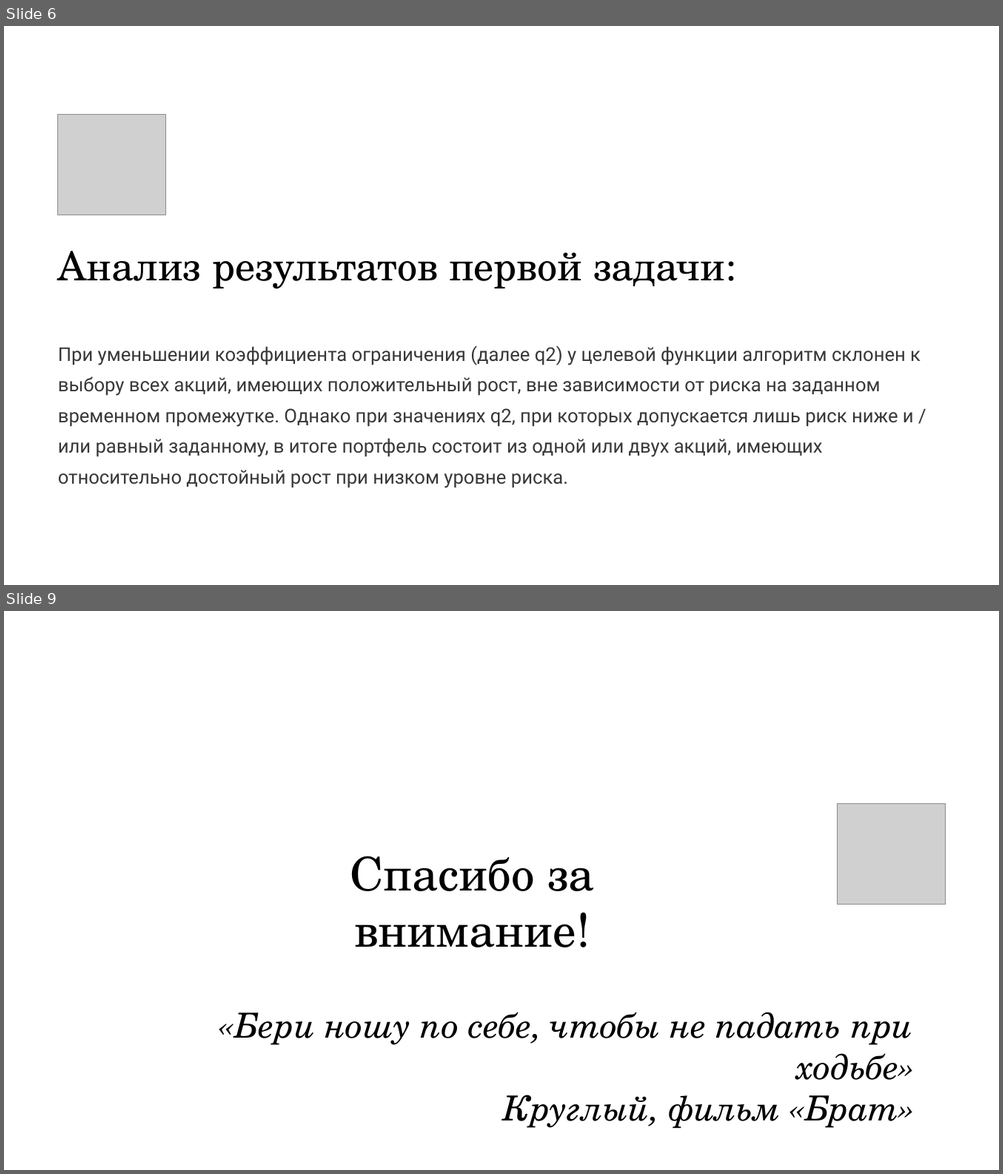
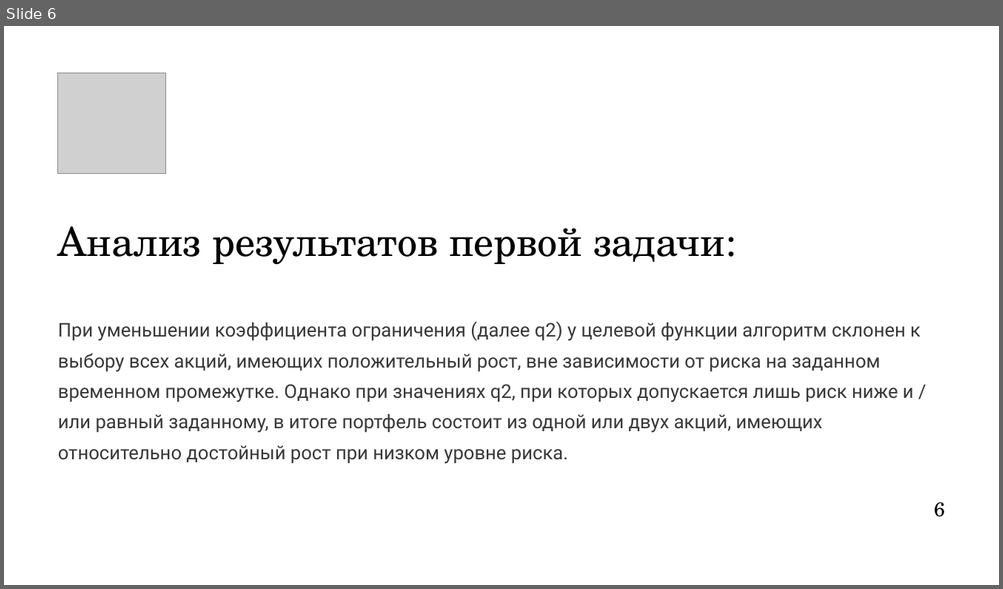
Before and after one commit to Quantum-Beavers/QuantHackaton_2024, a slide deck: 18 команда. Презентация.pptx. Shown one above the other, each under a label of ours: slides 6 and 9 before the commit, slide 6 after it; the slides between them are not shown. The pictures are 1003x1174 and 1003x589 pixels, drawn with LibreOffice and Linux fonts; fonts in the diff are those of the drawing; grey boxes stand for pictures; background and template pictures are left out. Boxes give left, top, right and bottom in pixels: in the first picture for what was removed or moved away, otherwise in the second. Text is boxed around its words. In the diff, an @@ line names an element or a change of style, - is before the commit and + after.

```diff
--- a/18 команда. Презентация.pptx
+++ b/18 команда. Презентация.pptx
@@ slide 9 removed at bbox=[4, 611, 999, 1170], background #FFFFFF; not listed: 1 template element that a slide beside it also shows @@
@@ picture removed at bbox=[837, 803, 945, 904] @@
@@ text removed at bbox=[350, 856, 594, 948] @@
-Спасибо за внимание!
@@ text removed at bbox=[235, 1012, 913, 1129] @@
-«Бери ношу по себе, чтобы не падать при ходьбе»
-Круглый, фильм «Брат»
@@ rectangle removed at bbox=[845, 1114, 999, 1170] @@
@@ slide 6 changed as well @@
@@ rectangle removed at bbox=[4, 26, 999, 585] @@
@@ picture: place and size @@
-picture at bbox=[58, 114, 166, 215]
+picture at bbox=[58, 73, 166, 173]
@@ text "Анализ результатов первой задачи:": place and size @@
-text "Анализ результатов первой задачи:" at bbox=[58, 251, 725, 289]
+text "Анализ результатов первой задачи:" at bbox=[58, 227, 725, 264]
@@ text "При уменьшении коэффициента ограничения (далее ...": place and size @@
-text "При уменьшении коэффициента ограничения (далее ..." at bbox=[58, 346, 920, 488]
+text "При уменьшении коэффициента ограничения (далее ..." at bbox=[58, 321, 920, 464]
@@ text added at bbox=[933, 503, 945, 517], 23 pt, text #020202 @@
+6
```
Also in this commit, not shown: 5 other slides changed, 5 slides added, 2 other slides removed.
